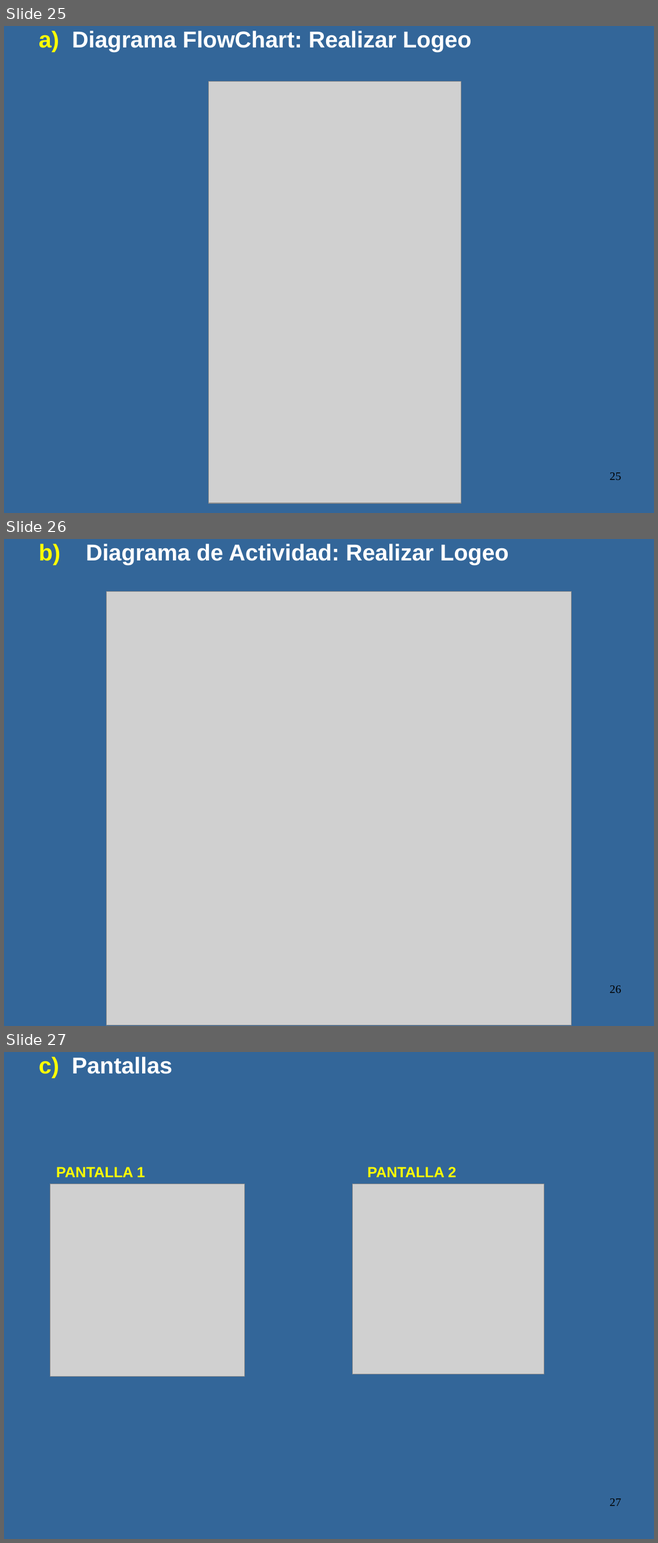
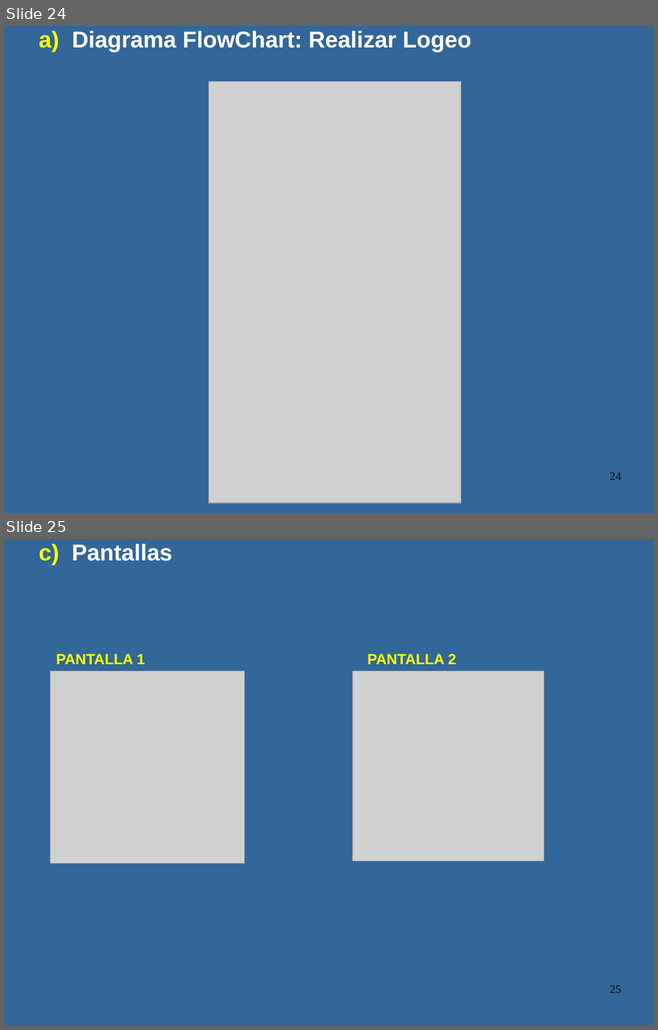
Before and after one commit to luismagarinos/Material-de-estudio-2023---MOO, a slide deck: Proyecto de Sistema 2023.ppt. Shown one above the other, each under a label of ours: slides 25, 26 and 27 before the commit, slides 24 and 25 after it. The pictures are 658x1543 and 658x1030 pixels, drawn with LibreOffice and Linux fonts; fonts in the diff are those of the drawing; grey boxes stand for pictures. Boxes give left, top, right and bottom in pixels: in the first picture for what was removed or moved away, otherwise in the second. Text is boxed around its words. In the diff, an @@ line names an element or a change of style, - is before the commit and + after.

```diff
--- a/Proyecto de Sistema 2023.ppt
+++ b/Proyecto de Sistema 2023.ppt
@@ slide 26 removed at (x1=4, y1=539, x2=654, y2=1026), background #336699 @@
@@ text removed at (x1=39, y1=544, x2=508, y2=565) @@
-        b) Diagrama de Actividad: Realizar Logeo
@@ picture removed at (x1=106, y1=591, x2=571, y2=1026) @@
@@ page number removed at (x1=610, y1=986, x2=621, y2=993) @@
-26
@@ what was slide 25 is now slide 24 @@
@@ page number at (x1=610, y1=473, x2=621, y2=480): text changed @@
-25
+24
@@ what was slide 27 is now slide 25 @@
@@ page number at (x1=610, y1=986, x2=621, y2=993): text changed @@
-27
+25
```
Also in this commit, not shown: 4 slides changed, 1 other slide removed, 2 other files.
